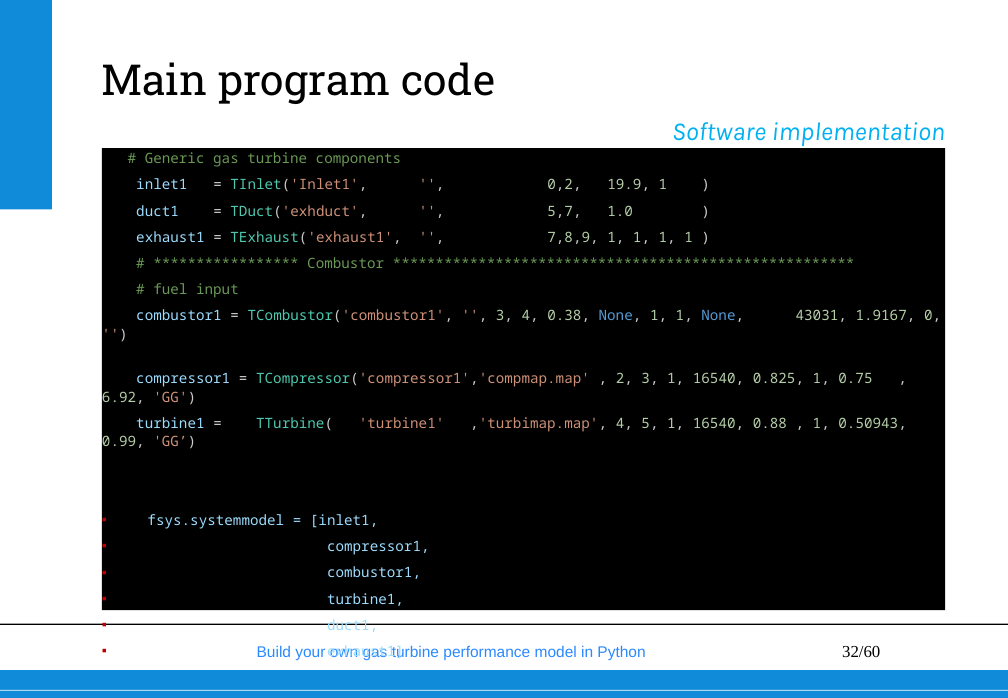
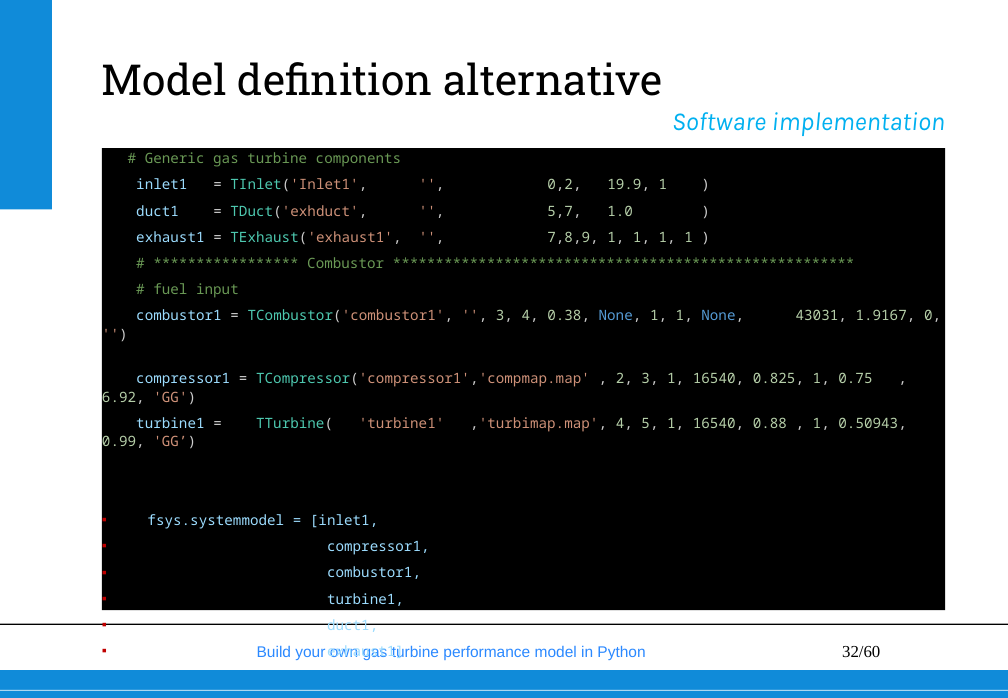
Before and after one commit to wvisser1958/GSPy, a slide deck: slide 32 of doc/Build your own gas turbine performance model from scratch.pptx. Drawn at 1008x698 pixels with LibreOffice and Linux fonts; fonts in the diff are those of the drawing; background and template pictures are left out. Boxes give left, top, right and bottom in pixels: in the first picture for what was removed or moved away, otherwise in the second. Text is boxed around its words. In the diff, an @@ line names an element or a change of style, - is before the commit and + after.

```diff
--- a/doc/Build your own gas turbine performance model from scratch.pptx
+++ b/doc/Build your own gas turbine performance model from scratch.pptx
@@ title at [101,62,662,96]: text changed @@
-Main program code
+Model definition alternative
@@ text "Software implementation": place and size @@
-text "Software implementation" at [672,122,945,146]
+text "Software implementation" at [672,112,945,136]
```
Also in this commit, not shown: 5 other slides changed, 12 slides added, 4 slides removed, 2 other files.
